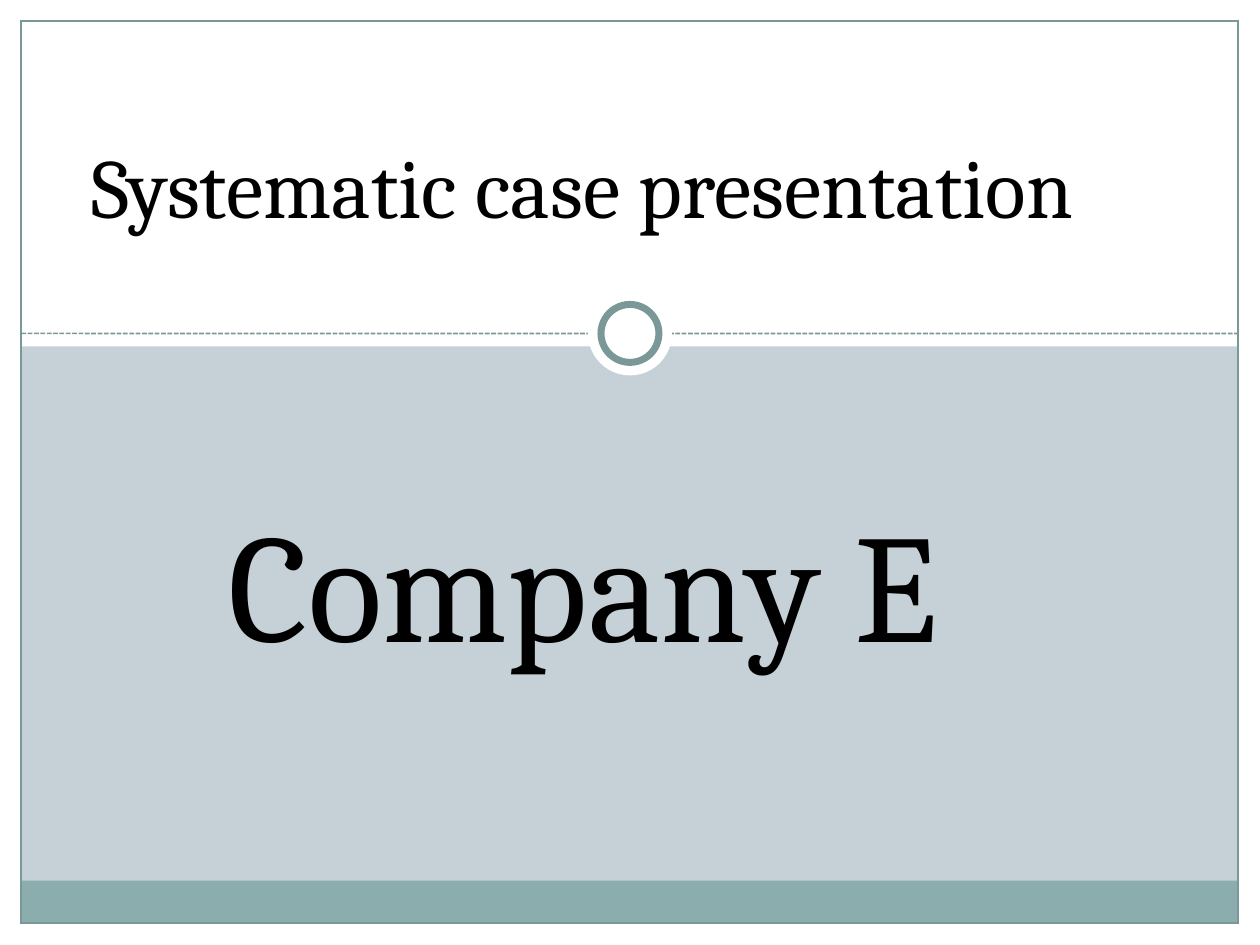
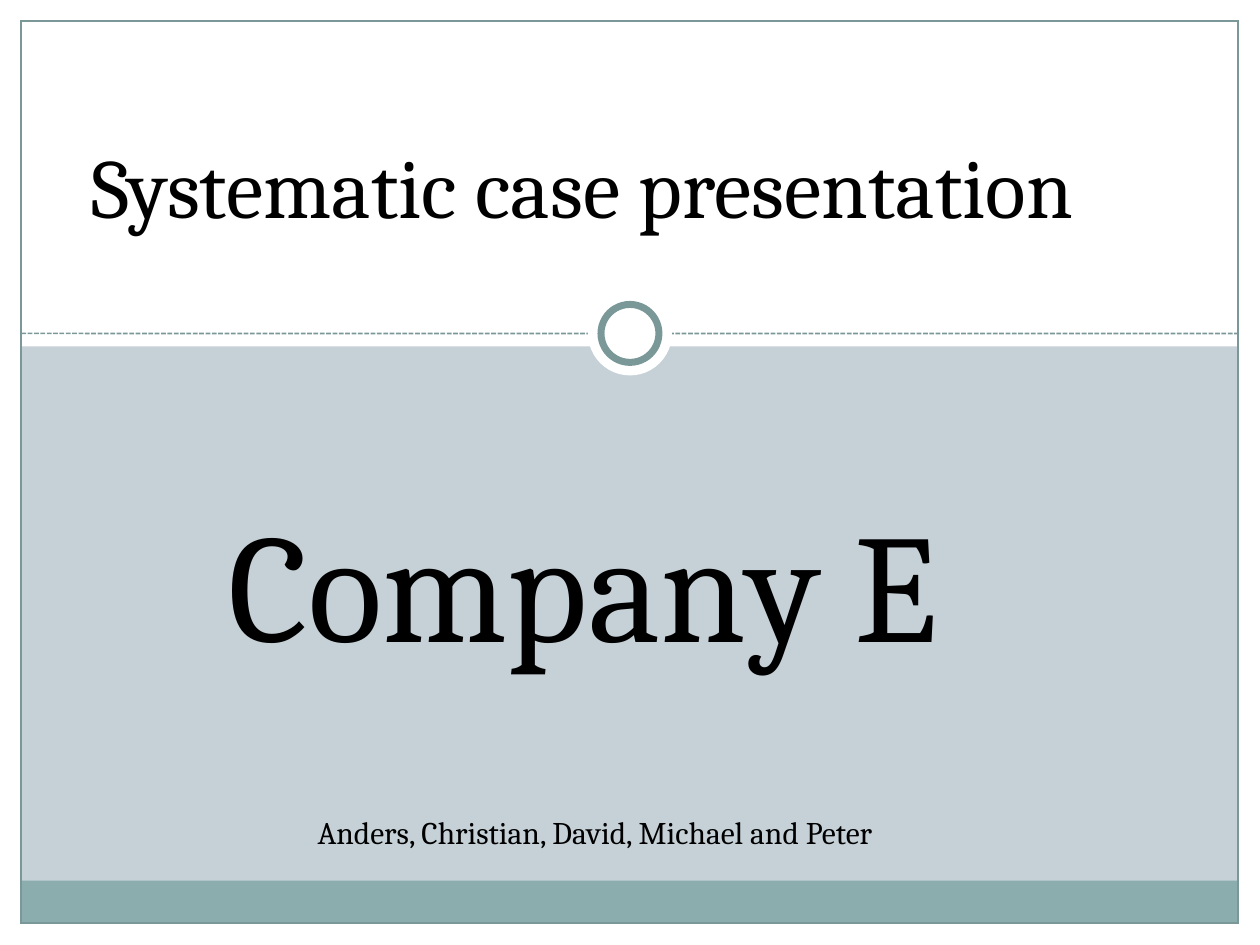
Before and after one commit to dichaelen/tisyee2010, a slide deck: slide 1 of PowerPoint/Systematic Case.pptx. Drawn at 1260x945 pixels with LibreOffice and Linux fonts; fonts in the diff are those of the drawing. Boxes give left, top, right and bottom in pixels: in the first picture for what was removed or moved away, otherwise in the second. Text is boxed around its words. In the diff, an @@ line names an element or a change of style, - is before the commit and + after.

```diff
--- a/PowerPoint/Systematic Case.pptx
+++ b/PowerPoint/Systematic Case.pptx
@@ text added at bbox=[318, 822, 872, 848], 18 pt, text #000000 @@
+Anders, Christian, David, Michael and Peter
```
